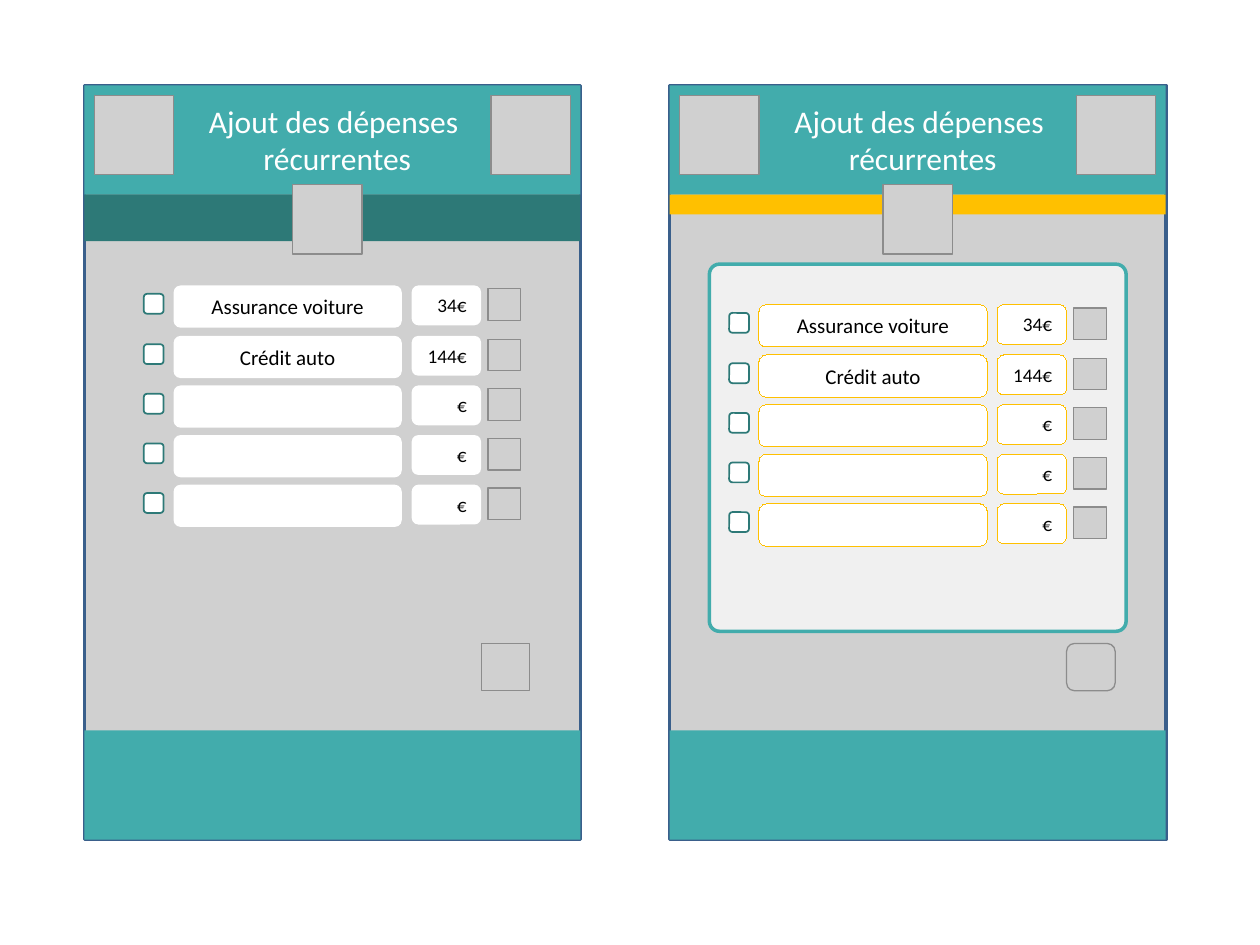
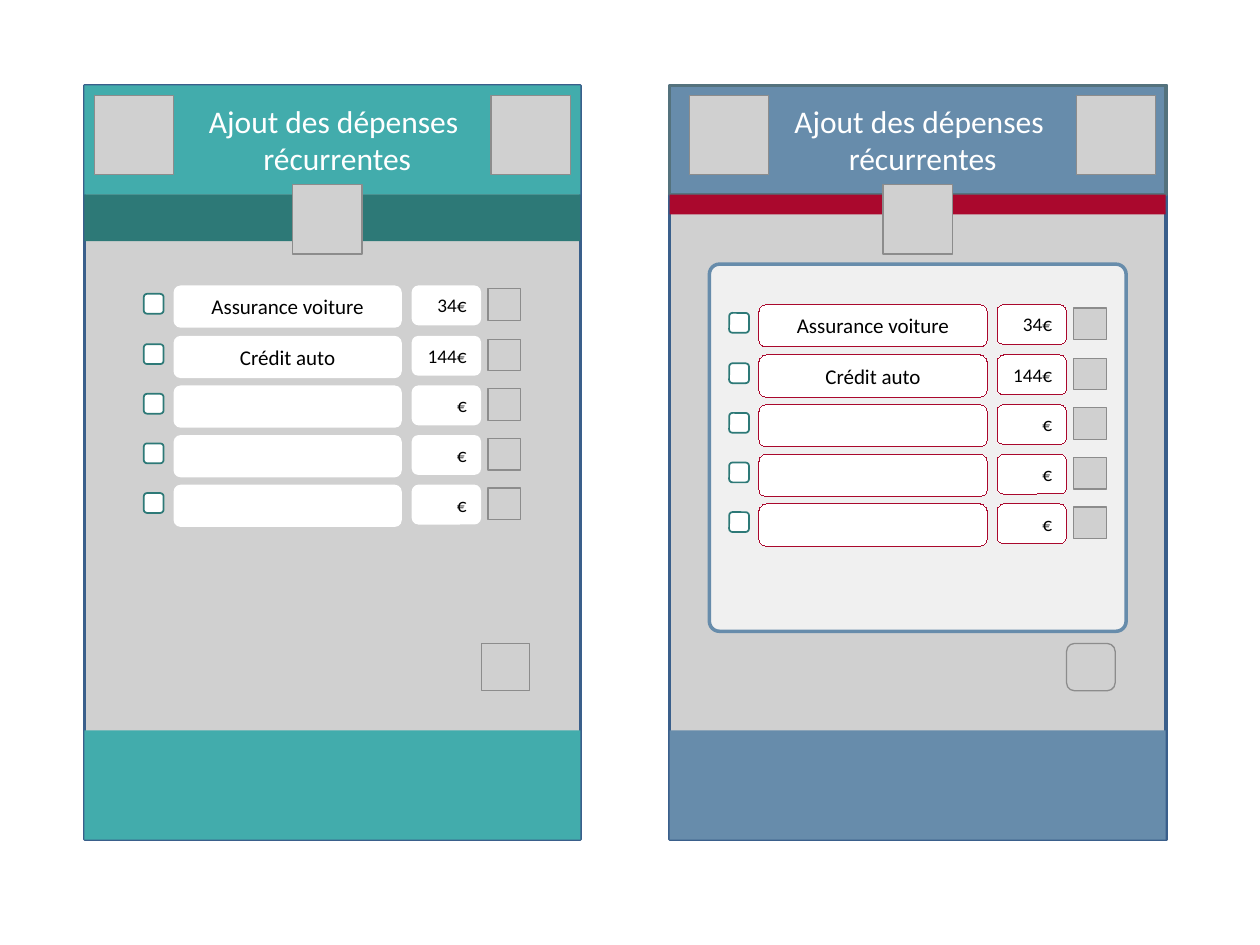
Before and after one commit to Tinkerbell777/gestion_compte, a slide deck: slide 7 of maquette_autre_fond.pptx. Drawn at 1260x945 pixels with LibreOffice and Linux fonts; fonts in the diff are those of the drawing; grey boxes stand for pictures. Boxes give left, top, right and bottom in pixels: in the first picture for what was removed or moved away, otherwise in the second. Text is boxed around its words. In the diff, an @@ line names an element or a change of style, - is before the commit and + after.

```diff
--- a/maquette_autre_fond.pptx
+++ b/maquette_autre_fond.pptx
@@ rectangle at (669,86,1166,195): fill #42ACAC to #678CAB; outline none to #54727D 2 pt @@
@@ picture: place and size @@
-picture at (679,96,759,175)
+picture at (689,96,769,175)
@@ picture at (669,155,1166,820): rotation 180 to 0 degrees @@
@@ rectangle at (669,195,1166,215): fill #FFC000 to #AA082D @@
@@ rounded rectangle at (709,265,1126,631): outline #42ACAC 2 pt to #678CAB 2 pt @@
@@ outline #FFC000 0.75 pt to #AA082D 0.75 pt in 10 elements at (759,305,987,348), (997,305,1066,345), (759,355,987,398), (997,355,1066,396), (759,404,987,447), (997,404,1066,445), (759,454,987,496), (997,454,1066,494), (759,504,987,547), (997,504,1066,544) @@
@@ rectangle at (669,731,1166,840): fill #42ACAC to #678CAB @@
```
Also in this commit, not shown: 10 other slides changed, 5 other files.
